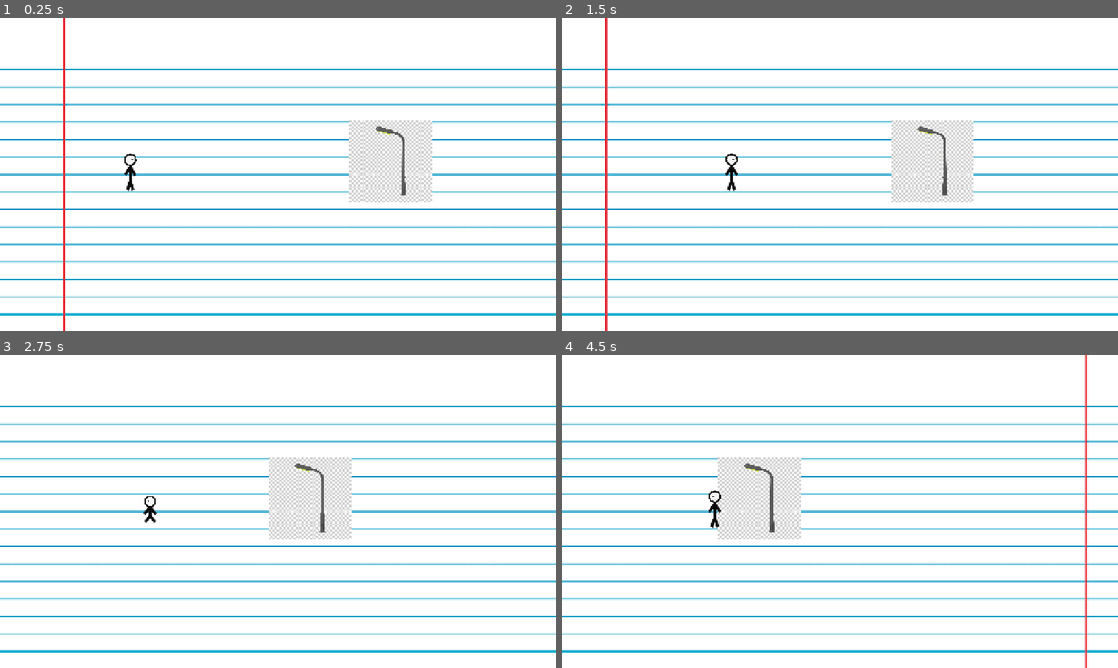
Above: before the commit, frames 1-4 (two rows, left to right).
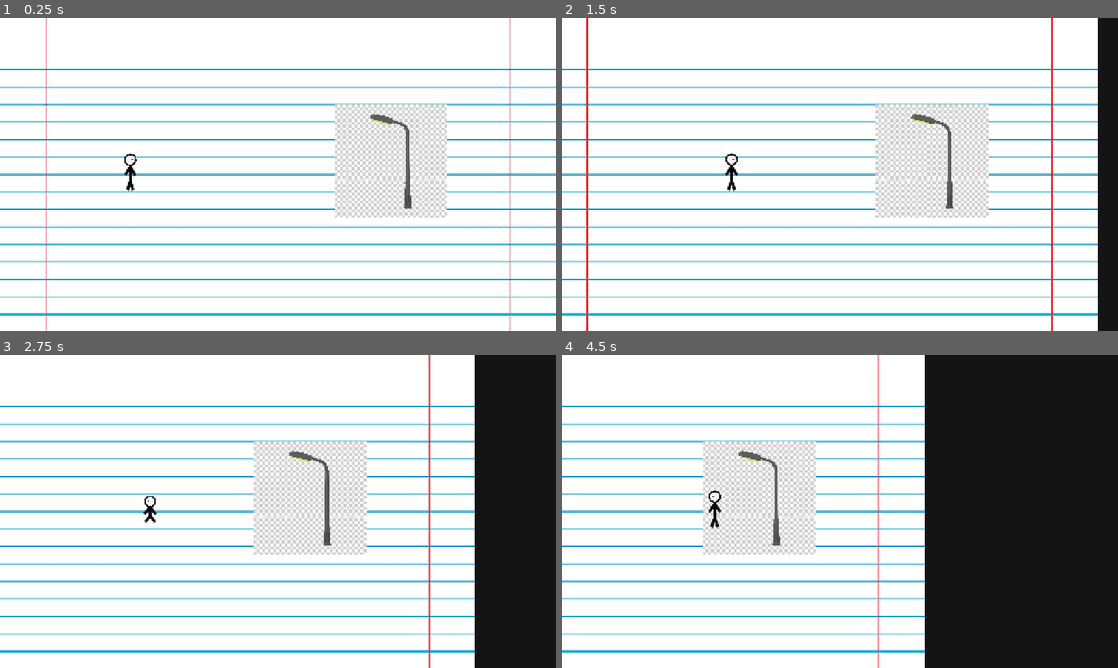
Above: after the commit, the same moments.

Repository: zamuuk13-sketch/TRY-HACKING-ME-NEW-
Game: Godot game, scene res://scenes/main.tscn
The game is run twice, just before and just after one commit, with the same random seed, the same clock (stepped at 60 frames per second) and the same inputs.
Inputs:
- Up to frame 1 (0.25 s): no input
- Up to frame 2 (1.5 s): tap Enter at 0.5 s; hold C (crouch) 0.53-1.28 s; hold D (move_right) from 0.53 s (still down); tap Space (jump) at 0.77 s; tap Shift at 1.35 s
- Up to frame 3 (2.75 s): tap Space (jump) at 1.52 s; release D (move_right) at 2.03 s; hold A (move_left) from 2.03 s (still down); hold C (crouch) from 2.03 s (still down)
- Up to frame 4 (4.5 s): release A (move_left) at 2.78 s; release C (crouch) at 2.78 s; hold D (move_right) 2.78-4.28 s; tap Shift at 2.85, 4.35 s; tap Space (jump) at 3.02, 3.77 s; hold C (crouch) 3.53-4.28 s; hold A (move_left) from 4.28 s (still down)

The runs differ from the first frame. In frame 1, 4.8% of the frame differs, in the area x 7-93%, y 0-100%; in frame 2, 9.0%; in frame 3, 19%; in frame 4, 39%, in the area x 25-100%, y 0-100%.

Commit message:
Ajusta Level 01: câmera/fase compacta e poste maior

Diff:
--- a/scripts/world.gd
+++ b/scripts/world.gd
@@ -1,12 +1,14 @@
 extends Node2D
 ## TRY HACKING ME NOW — Star 3 world foundation.
-## Level 01 carrega os PNGs de forma robusta e garante que sejam visíveis.
+## Level 01: fase compacta, câmera aproximada e poste com fundo branco removido via shader.
 
 var level_01_completed := false
 var pole_path := NodePath("Level01/Environment/StreetPole_07")
-const LEVEL_01_RIGHT_EXIT_X := 1660.0
+const LEVEL_01_RIGHT_EXIT_X := 1240.0
 const PAPER_PATH := "res://imageens/papel.png"
 const POLE_PATH := "res://imageens/poste (2).png"
+const LEVEL_WIDTH := 1280.0
+const LEVEL_HEIGHT := 720.0
 
 func _ready() -> void:
 	_setup_image_background()
@@ -48,13 +50,13 @@
 	if texture == null:
 		return
 	background.texture = texture
-	background.position = Vector2(900.0, 360.0)
+	background.position = Vector2(640.0, 360.0)
 	background.z_index = -100
 	background.visible = true
 	background.modulate = Color.WHITE
 	var image_size := texture.get_size()
 	if image_size.x > 0.0 and image_size.y > 0.0:
-		background.scale = Vector2(1800.0 / image_size.x, 720.0 / image_size.y)
+		background.scale = Vector2(LEVEL_WIDTH / image_size.x, LEVEL_HEIGHT / image_size.y)
 	print("[ASSET OK] PAPEL: ", PAPER_PATH, " | ", image_size, " | escala ", background.scale)
 
 func _setup_pole_image() -> void:
@@ -75,7 +77,7 @@
 	sprite.z_index = 10
 	var image_size := texture.get_size()
 	if image_size.x > 0.0 and image_size.y > 0.0:
-		var target_height := 190.0
+		var target_height := 260.0
 		sprite.scale = Vector2.ONE * (target_height / image_size.y)
 	print("[ASSET OK] POSTE: ", POLE_PATH, " | ", image_size, " | escala ", sprite.scale)
 
